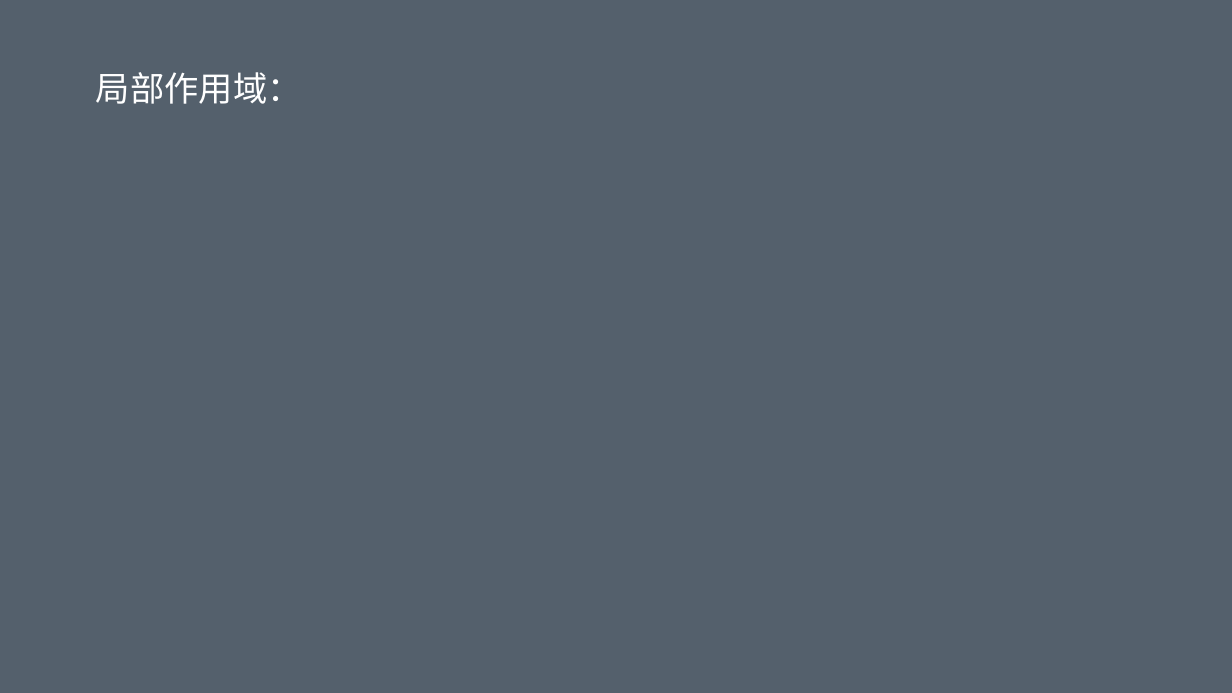
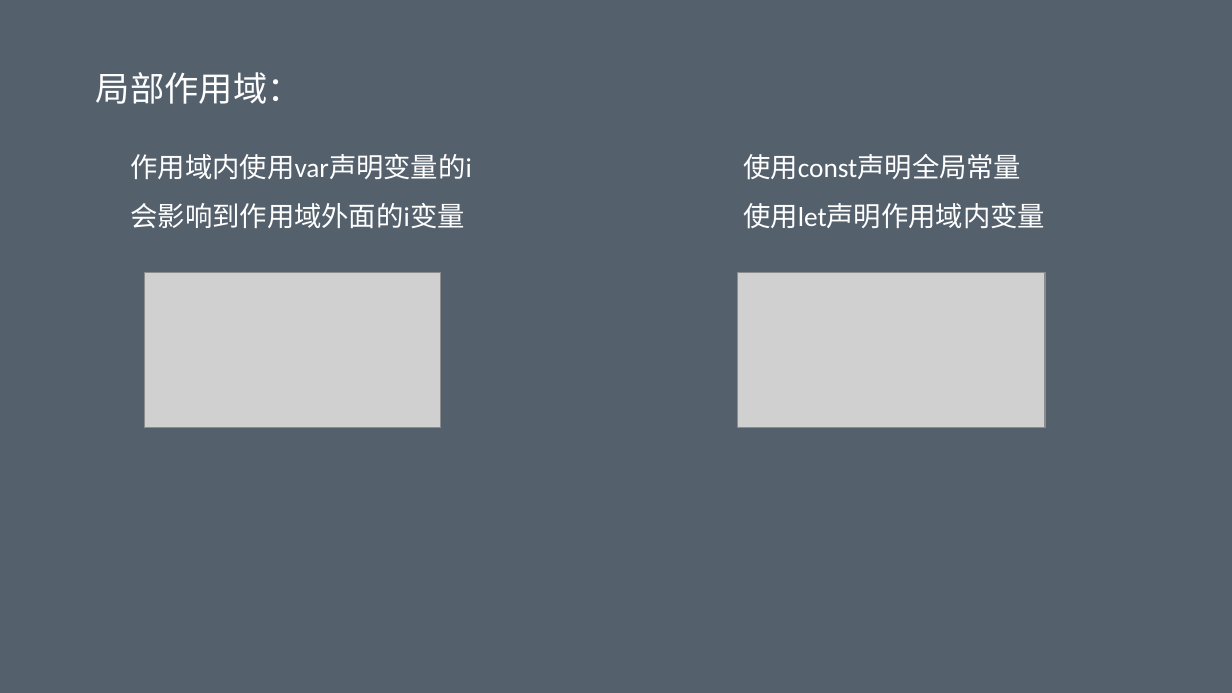
Before and after one commit to geekww/corlex, a slide deck: slide 19 of 前端开发规范.pptx. Drawn at 1232x693 pixels with LibreOffice and Linux fonts; fonts in the diff are those of the drawing; grey boxes stand for pictures. Boxes give left, top, right and bottom in pixels: in the first picture for what was removed or moved away, otherwise in the second. Text is boxed around its words. In the diff, an @@ line names an element or a change of style, - is before the commit and + after.

```diff
--- a/前端开发规范.pptx
+++ b/前端开发规范.pptx
@@ text added at (131,154,472,180), 16 pt, text #FFFFFF @@
+作用域内使用var声明变量的i会影响到作用域外面的i变量
@@ text added at (743,154,1045,229), 16 pt, text #FFFFFF @@
+使用const声明全局常量
+使用let声明作用域内变量
@@ picture added at (144,272,441,428) @@
@@ picture added at (738,272,1046,428) @@
```
Also in this commit, not shown: 13 other slides changed, 2 other files.
